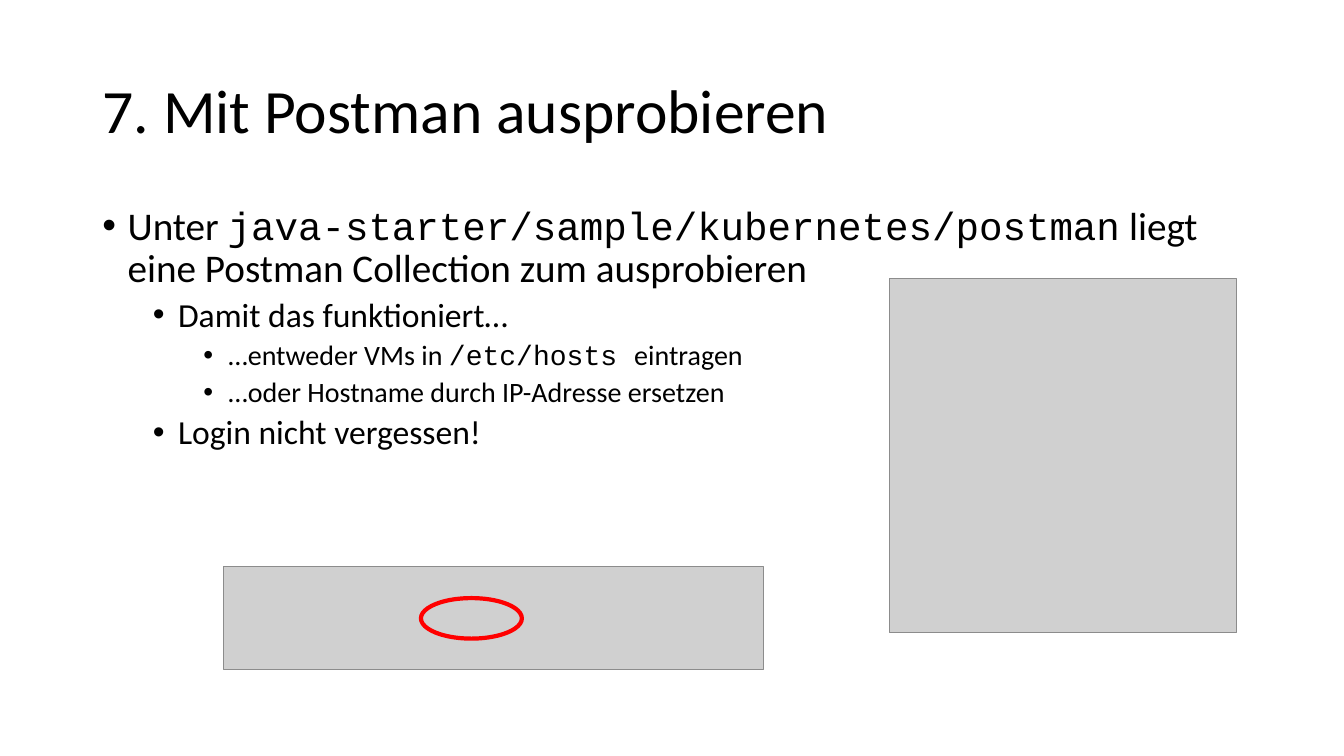
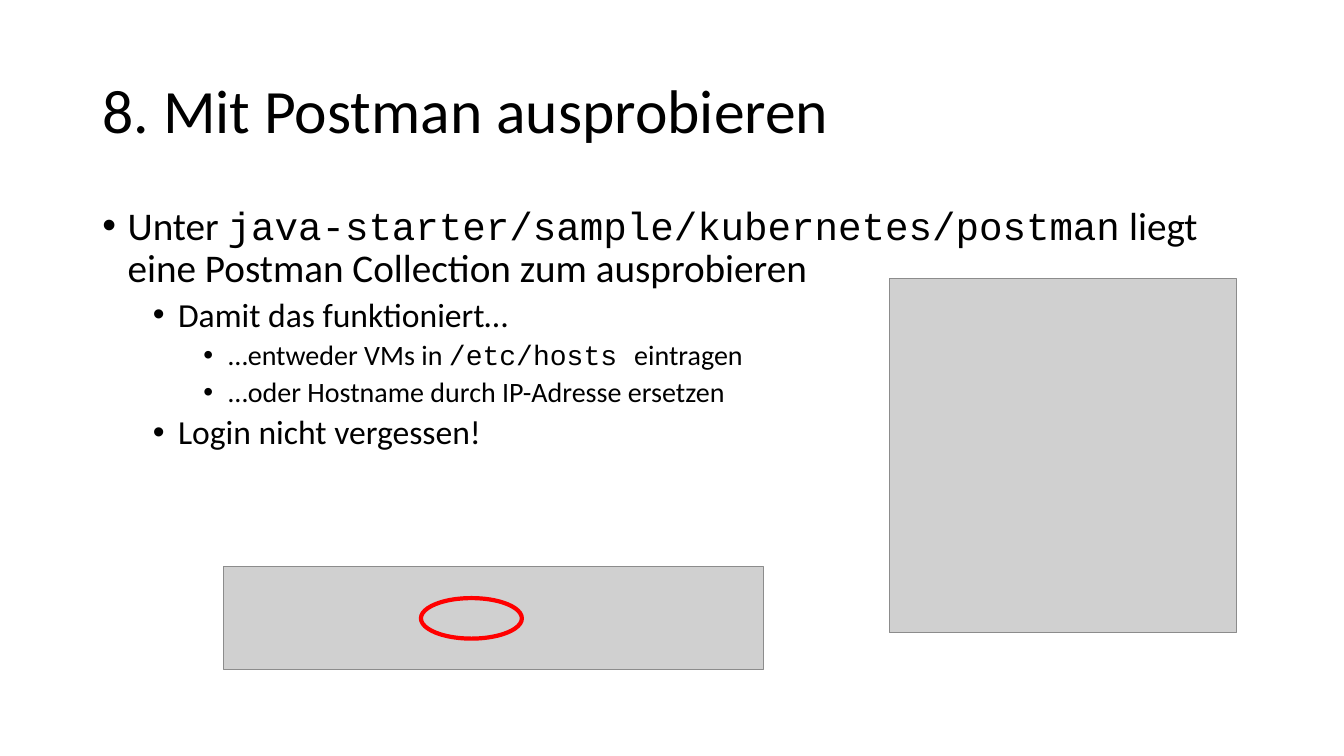
Before and after one commit to igeldo/PR4-SoSe23, a slide deck: slide 11 of sample/kubernetes/Bring your own device - Teil 2.pptx (slide 10 before the commit). Drawn at 1344x756 pixels with LibreOffice and Linux fonts; fonts in the diff are those of the drawing; grey boxes stand for pictures. Boxes give left, top, right and bottom in pixels: in the first picture for what was removed or moved away, otherwise in the second. Text is boxed around its words. In the diff, an @@ line names an element or a change of style, - is before the commit and + after.

```diff
--- a/sample/kubernetes/Bring your own device - Teil 2.pptx
+++ b/sample/kubernetes/Bring your own device - Teil 2.pptx
@@ title at (x1=102, y1=90, x2=828, y2=143): text changed @@
-7. Mit Postman ausprobieren
+8. Mit Postman ausprobieren
```
Also in this commit, not shown: 7 other slides changed, 1 slide added, 1 other file.
